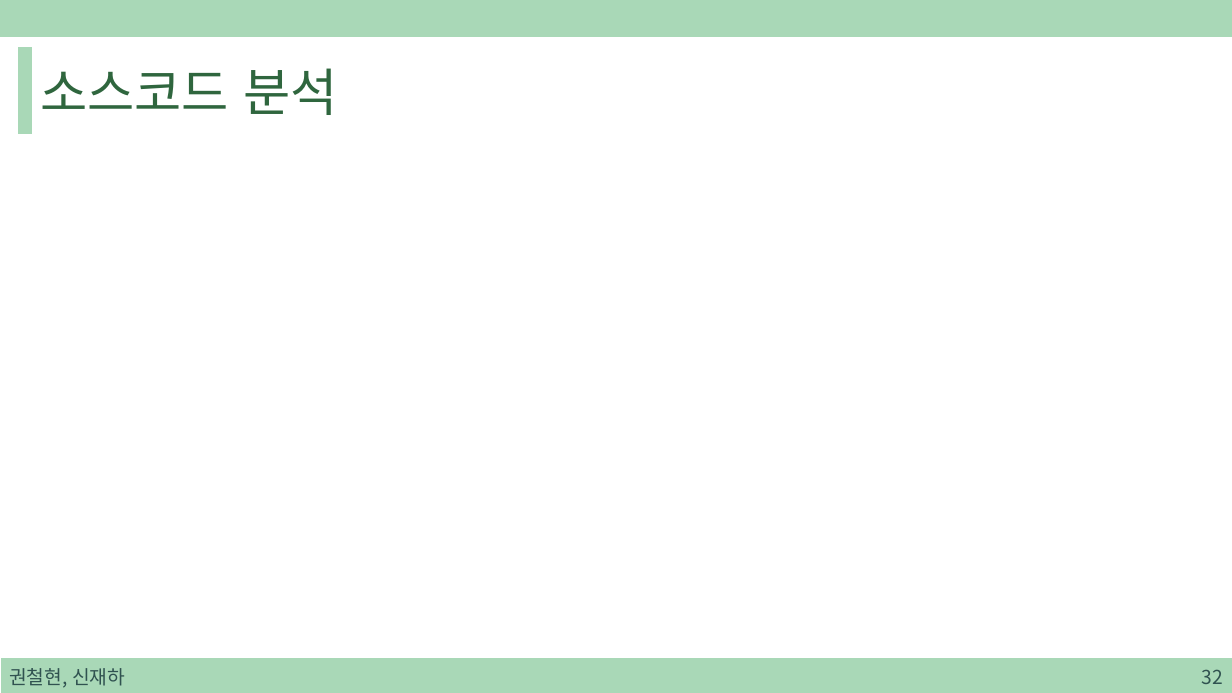
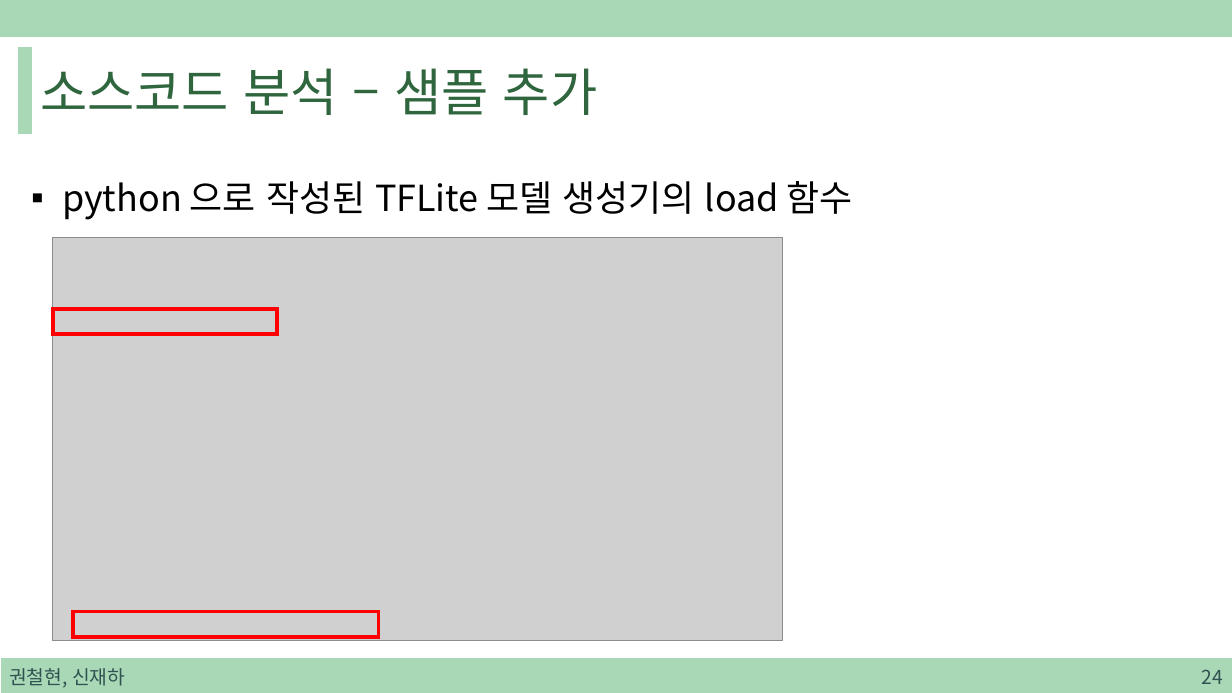
Before and after one commit to sjh4287/capston, a slide deck: slide 24 of 2022.01.21/On-Device Training.pptx (slide 32 before the commit). Drawn at 1232x693 pixels with LibreOffice and Linux fonts; fonts in the diff are those of the drawing; grey boxes stand for pictures. Boxes give left, top, right and bottom in pixels: in the first picture for what was removed or moved away, otherwise in the second. Text is boxed around its words. In the diff, an @@ line names an element or a change of style, - is before the commit and + after.

```diff
--- a/2022.01.21/On-Device Training.pptx
+++ b/2022.01.21/On-Device Training.pptx
@@ title at bbox=[41, 68, 597, 115]: text changed @@
-소스코드 분석
+소스코드 분석 – 샘플 추가
@@ text added at bbox=[62, 181, 853, 220], 28 pt, text #000000 @@
+▪ python 으로 작성된 TFLite 모델 생성기의 load 함수
@@ picture added at bbox=[53, 238, 783, 640] @@
@@ rectangle added at bbox=[53, 310, 277, 335], outline #FF0000 3 pt @@
@@ rectangle added at bbox=[73, 612, 378, 637], outline #FF0000 3 pt @@
@@ page number at bbox=[1201, 669, 1222, 684]: text changed @@
-32
+24
```
Also in this commit, not shown: 22 other slides changed, 8 slides removed.
